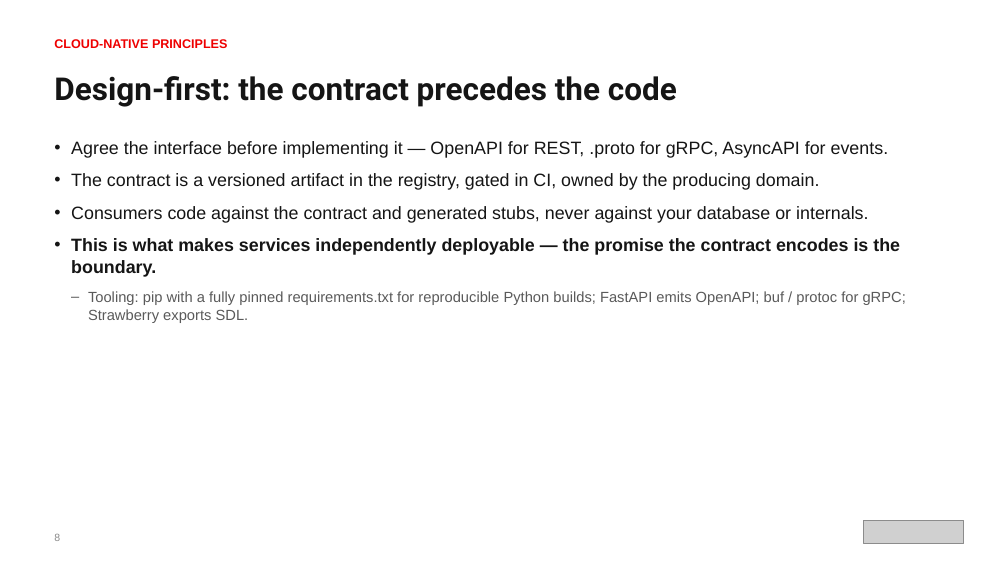
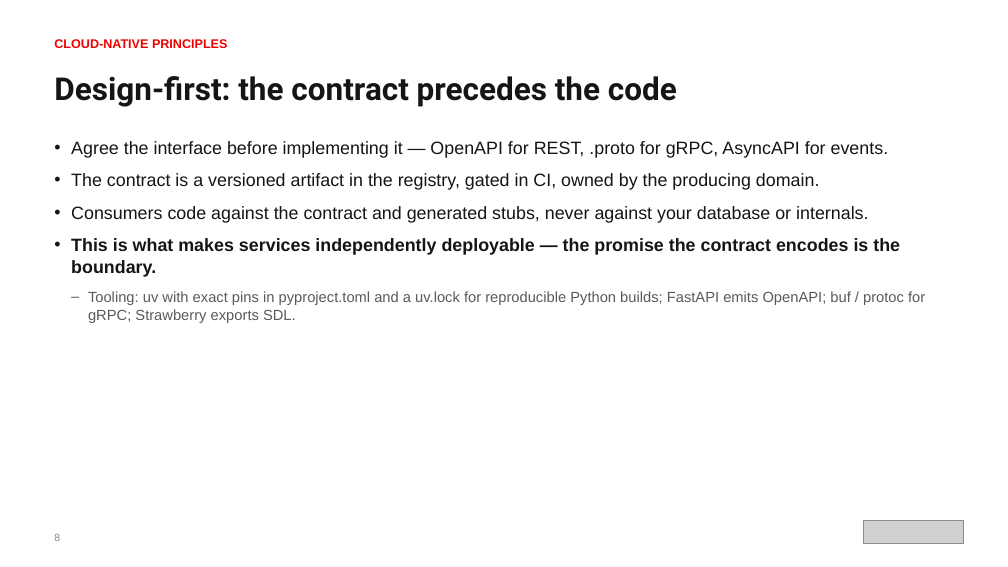
Before and after one commit to patterncatalyst/cloud-native-design-patterns, a slide deck: slide 10 of lgtm-presentation/Designing-Cloud-Native-APIs-Python.pptx. Drawn at 1008x567 pixels with LibreOffice and Linux fonts; fonts in the diff are those of the drawing; grey boxes stand for pictures. Boxes give left, top, right and bottom in pixels: in the first picture for what was removed or moved away, otherwise in the second. Text is boxed around its words. In the diff, an @@ line names an element or a change of style, - is before the commit and + after.

Commit message:
docs(deck): Python deck on uv and pydantic-settings (S13)

```diff
--- a/lgtm-presentation/Designing-Cloud-Native-APIs-Python.pptx
+++ b/lgtm-presentation/Designing-Cloud-Native-APIs-Python.pptx
@@ text at box(88, 291, 925, 323): text changed @@
-  – Tooling: pip with a fully pinned requirements.txt for reproducible Python builds; FastAPI emits OpenAPI; buf / protoc for gRPC; Strawberry exports SDL.
+  – Tooling: uv with exact pins in pyproject.toml and a uv.lock for reproducible Python builds; FastAPI emits OpenAPI; buf / protoc for gRPC; Strawberry exports SDL.
```
Also in this commit, not shown: 4 other slides changed, 2 other files.
